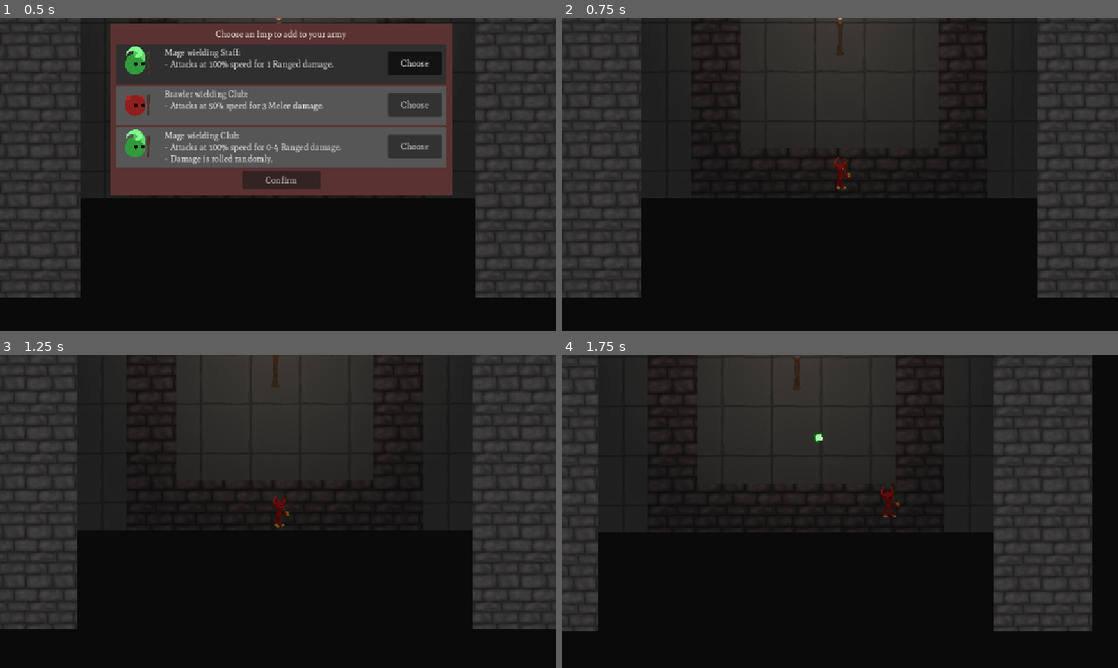
Above: before the commit, frames 1-4 (two rows, left to right).
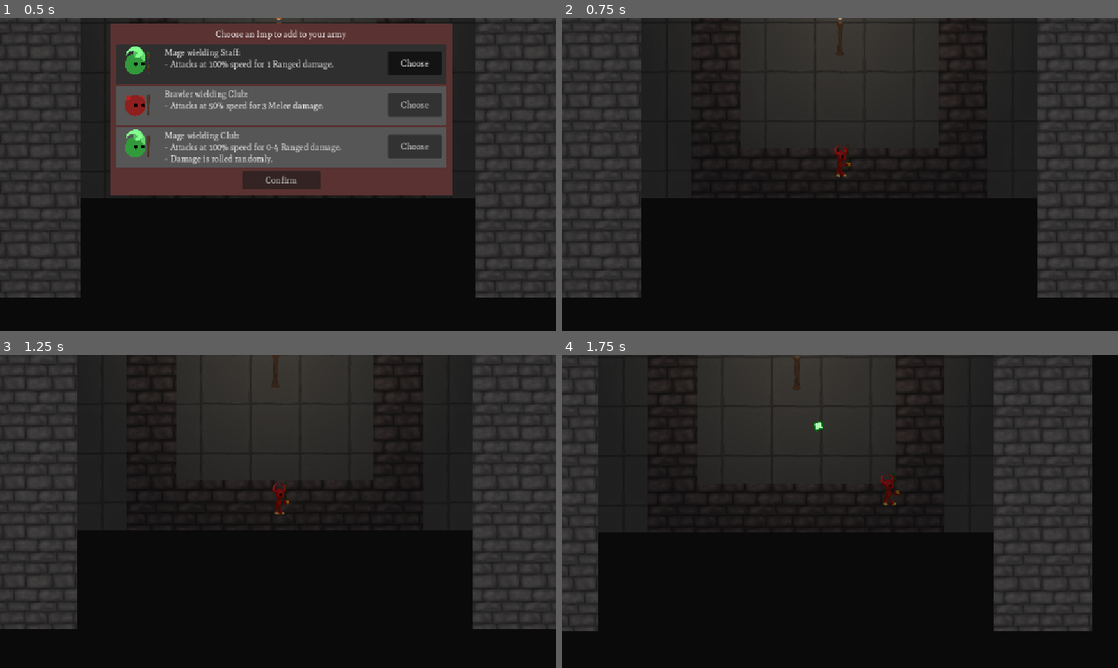
Above: after the commit, the same moments.

Repository: HoneyPony/impish-descent-future
Game: Godot game, scene res://levels/level3.tscn
Two runs of this game, one before a commit and one after it. Both use one fixed random seed, a clock stepped at 60 frames per second and the inputs below. This scene is started directly instead of the project's main scene.
Inputs (mouse positions are in pixels of both pictures, inside the frame that each line leads up to):
- Up to frame 1 (0.5 s): no input
- Up to frame 2 (0.75 s): click "Confirm" at 0.5 s
- Up to frame 3 (1.25 s): no input
- Up to frame 4 (1.75 s): move the mouse to (962, 495) at 1.27 s; hold D (player_right) from 1.28 s (still down)

Frame 1 is identical in both runs. In frame 2, 0.2% of the frame differs, in the area x 49-52%, y 40-55%; in frame 3, 0.2%; in frame 4, 0.3%, in the area x 45-61%, y 21-53%.

Commit message:
Y Sort adjustments

Diff:
--- a/decoration/torch.tscn
+++ b/decoration/torch.tscn
@@ -27,6 +27,7 @@
 }]
 
 [node name="torch" type="PointLight2D"]
+y_sort_enabled = true
 color = Color(1, 0.883333, 0.72, 1)
 energy = 0.38
 texture = ExtResource("1_nrcs1")
--- a/level_base.tscn
+++ b/level_base.tscn
@@ -17,6 +17,7 @@
 [sub_resource type="ButtonGroup" id="ButtonGroup_mprjm"]
 
 [node name="Level" type="Node2D"]
+y_sort_enabled = true
 
 [node name="CanvasModulate" type="CanvasModulate" parent="."]
 color = Color(0.385492, 0.385493, 0.385492, 1)
--- a/players/player.tscn
+++ b/players/player.tscn
@@ -7,43 +7,6 @@
 [ext_resource type="Texture2D" uid="uid://fjy2iqwuprvx" path="res://players/imp-hand-top.png" id="5_0yn0j"]
 [ext_resource type="Material" uid="uid://b6cjs6hb2imyq" path="res://projectile_unshaded_material.tres" id="5_x2dhf"]
 [ext_resource type="PackedScene" uid="uid://d068px3eu3we3" path="res://players/player_anim.tscn" id="6_l1fvc"]
-
-[sub_resource type="Animation" id="Animation_h8hu0"]
-resource_name = "Bob"
-loop_mode = 1
-tracks/0/type = "value"
-tracks/0/imported = false
-tracks/0/enabled = true
-tracks/0/path = NodePath("PlayerAnim:position")
-tracks/0/interp = 2
-tracks/0/loop_wrap = true
-tracks/0/keys = {
-"times": PackedFloat32Array(0, 0.5),
-"transitions": PackedFloat32Array(0.75, 1.33333),
-"update": 0,
-"values": [Vector2(0, 32), Vector2(0, 32)]
-}
-
-[sub_resource type="Animation" id="Animation_cwyuw"]
-length = 0.001
-tracks/0/type = "value"
-tracks/0/imported = false
-tracks/0/enabled = true
-tracks/0/path = NodePath("PlayerAnim:position")
-tracks/0/interp = 1
-tracks/0/loop_wrap = true
-tracks/0/keys = {
-"times": PackedFloat32Array(0),
-"transitions": PackedFloat32Array(1),
-"update": 0,
-"values": [Vector2(0, 0)]
-}
-
-[sub_resource type="AnimationLibrary" id="AnimationLibrary_to8dl"]
-_data = {
-&"Bob": SubResource("Animation_h8hu0"),
-&"RESET": SubResource("Animation_cwyuw")
-}
 
 [sub_resource type="RectangleShape2D" id="RectangleShape2D_cigoc"]
 size = Vector2(18, 46)
@@ -67,34 +30,23 @@
 collision_layer = 2
 script = ExtResource("1_w5dbm")
 
-[node name="AnimationPlayer" type="AnimationPlayer" parent="."]
-libraries = {
-&"": SubResource("AnimationLibrary_to8dl")
-}
-autoplay = "Bob"
-speed_scale = 5.0
-
 [node name="Item" type="AnimatableBody2D" parent="."]
-position = Vector2(17, -24)
+position = Vector2(17, -54)
 collision_layer = 16
 collision_mask = 0
 sync_to_physics = false
 script = ExtResource("2_ot2ip")
 
 [node name="Sprite2D" type="Sprite2D" parent="Item"]
-z_index = 5
 position = Vector2(-8.28975, -23.5795)
 scale = Vector2(0.239924, 0.239924)
 texture = ExtResource("3_l1fvc")
 
 [node name="Look" type="Sprite2D" parent="Item"]
-z_index = 5
-y_sort_enabled = true
 scale = Vector2(0.25, 0.25)
 texture = ExtResource("4_5illy")
 
 [node name="Sprite2D2" type="Sprite2D" parent="Item"]
-z_index = 5
 position = Vector2(-8.28975, -23.5795)
 scale = Vector2(0.239924, 0.239924)
 texture = ExtResource("5_0yn0j")
@@ -108,13 +60,15 @@
 scale = Vector2(0.25, 0.25)
 
 [node name="CollisionShape2D" type="CollisionShape2D" parent="."]
+position = Vector2(0, -30)
 rotation = -1.57079
 shape = SubResource("CapsuleShape2D_u0yco")
 
 [node name="ItemRest" type="Node2D" parent="."]
-position = Vector2(17, -24)
+position = Vector2(17, -54)
 
 [node name="EnemyRange" type="Area2D" parent="."]
+position = Vector2(0, -30)
 collision_layer = 0
 collision_mask = 4
 
@@ -122,6 +76,7 @@
 shape = SubResource("CircleShape2D_kpg5o")
 
 [node name="Hazard" type="Area2D" parent="."]
+position = Vector2(0, -30)
 collision_layer = 0
 collision_mask = 8
 
@@ -129,6 +84,7 @@
 shape = SubResource("CircleShape2D_woakh")
 
 [node name="Buff" type="Area2D" parent="."]
+position = Vector2(0, -30)
 collision_layer = 0
 collision_mask = 32
 
@@ -137,17 +93,17 @@
 
 [node name="Buff0" type="Sprite2D" parent="."]
 material = ExtResource("5_x2dhf")
-position = Vector2(-25, 41)
+position = Vector2(-25, 11)
 scale = Vector2(0.188, 0.188)
 
 [node name="Buff1" type="Sprite2D" parent="."]
 material = ExtResource("5_x2dhf")
-position = Vector2(1, 46)
+position = Vector2(1, 16)
 scale = Vector2(0.188, 0.188)
 
 [node name="Buff2" type="Sprite2D" parent="."]
 material = ExtResource("5_x2dhf")
-position = Vector2(28, 40)
+position = Vector2(28, 10)
 scale = Vector2(0.188, 0.188)
 
 [connection signal="body_entered" from="Hazard" to="." method="_on_hazard_body_entered"]
--- a/players/player_anim.tscn
+++ b/players/player_anim.tscn
@@ -1,6 +1,5 @@
-[gd_scene load_steps=19 format=3 uid="uid://d068px3eu3we3"]
-
-[ext_resource type="Texture2D" uid="uid://bbfvhrjeioqfj" path="res://players/imp-new.png" id="1_fsvyr"]
+[gd_scene load_steps=18 format=3 uid="uid://d068px3eu3we3"]
+
 [ext_resource type="Script" uid="uid://uxnx18rts4ln" path="res://players/player_anim.gd" id="1_p40c8"]
 [ext_resource type="Texture2D" uid="uid://cd4vah3nxiw7f" path="res://players/red/lleg.png" id="2_vxdfl"]
 [ext_resource type="Texture2D" uid="uid://erbivihveymh" path="res://players/red/rleg.png" id="3_7pcy7"]
@@ -343,13 +342,6 @@
 
 [node name="Node2D" type="Node2D" parent="."]
 
-[node name="Body" type="Sprite2D" parent="Node2D"]
-visible = false
-z_index = 5
-texture = ExtResource("1_fsvyr")
-centered = false
-offset = Vector2(-128, -384)
-
 [node name="rleg" type="Polygon2D" parent="Node2D"]
 position = Vector2(-128, -384)
 texture = ExtResource("2_vxdfl")
@@ -385,19 +377,19 @@
 [node name="root" type="Bone2D" parent="Node2D/Skeleton2D"]
 position = Vector2(-15, -100)
 rotation = -1.62684
-scale = Vector2(0.999862, 0.999862)
+scale = Vector2(0.999848, 0.999848)
 rest = Transform2D(2.22127e-06, -1, 1, 2.22127e-06, -12, -100)
 
 [node name="chest" type="Bone2D" parent="Node2D/Skeleton2D/root"]
 position = Vector2(40, -8.88744e-05)
 rotation = 1.51629
-scale = Vector2(0.999823, 0.999823)
+scale = Vector2(0.999812, 0.999812)
 rest = Transform2D(-0.0165629, 0.999863, -0.999863, -0.0165629, 40, -8.88744e-05)
 
 [node name="head" type="Bone2D" parent="Node2D/Skeleton2D/root/chest"]
 position = Vector2(-16.7929, -47.7284)
 rotation = -1.51252
-scale = Vector2(0.999857, 0.999857)
+scale = Vector2(0.999855, 0.999855)
 rest = Transform2D(0.058242, -0.998303, 0.998303, 0.058242, -16.7929, -47.7284)
 auto_calculate_length_and_angle = false
 length = 29.06
@@ -445,13 +437,13 @@
 [node name="ik_l" type="Bone2D" parent="Node2D/Skeleton2D"]
 position = Vector2(-29, -32)
 rotation = 0.183964
-scale = Vector2(0.999879, 0.999879)
+scale = Vector2(0.999858, 0.999858)
 rest = Transform2D(1, 0, 0, 1, -29, -32)
 
 [node name="ik_r" type="Bone2D" parent="Node2D/Skeleton2D"]
 position = Vector2(5, -32)
 rotation = -0.21276
-scale = Vector2(0.999887, 0.999887)
+scale = Vector2(0.999868, 0.999868)
 rest = Transform2D(1, 0, 0, 1, 5, -32)
 
 [node name="AnimationPlayer" type="AnimationPlayer" parent="."]
Not shown: 1 places in players/player.tscn that only renumber resources
